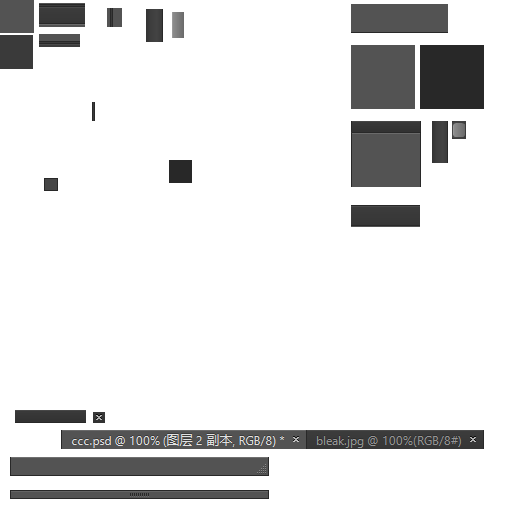
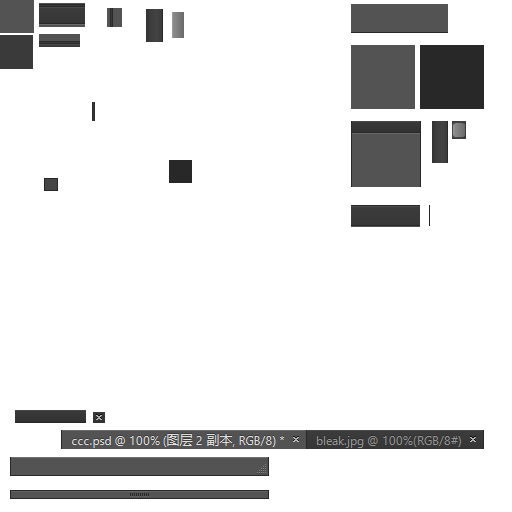
Layered file, before and after one edit (512x512). Changes by layer:
added layer "图层 9" above "图层 18 副本" over (429, 205, 430, 226)
